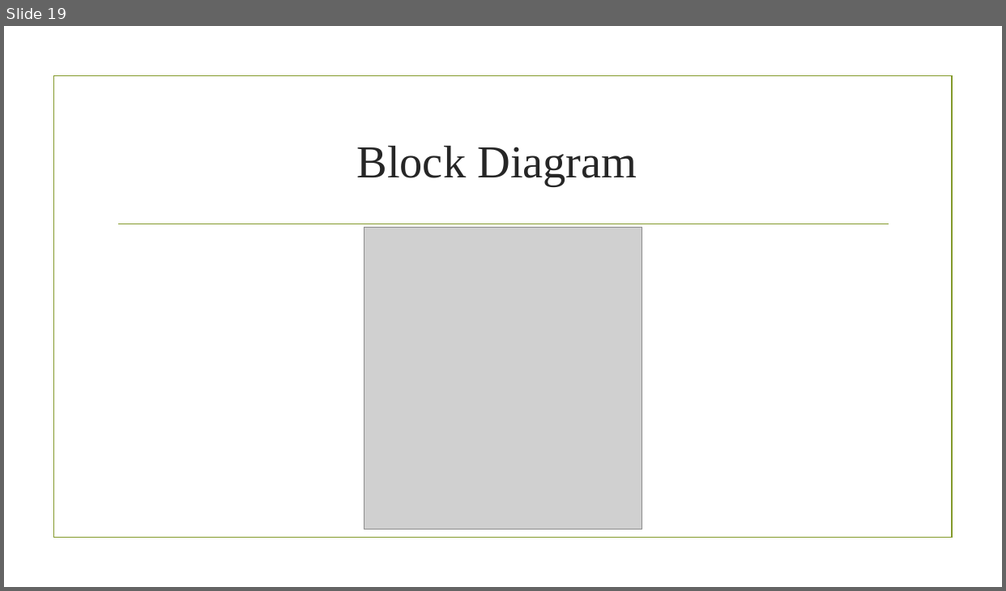
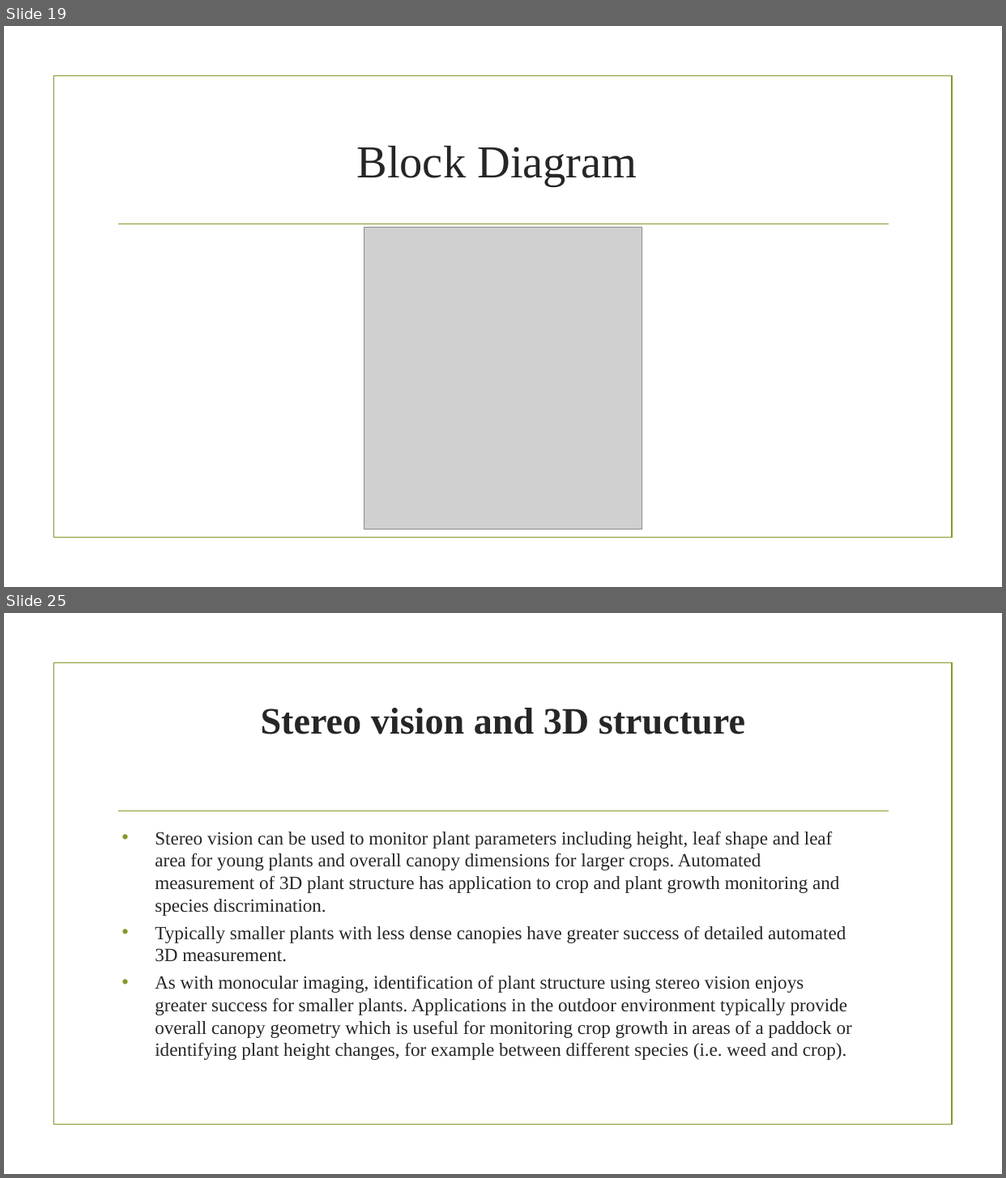
Before and after one commit to aminabyaneh/smart-greenhouse, a slide deck: docs/slides/Smart_Greenhouse_NO1.pptx. Shown one above the other, each under a label of ours: slide 19 before the commit, slides 19 and 25 after it; the slides between them are not shown. The pictures are 1006x591 and 1006x1178 pixels, drawn with LibreOffice and Linux fonts; fonts in the diff are those of the drawing; grey boxes stand for pictures; background and template pictures are left out. Boxes give left, top, right and bottom in pixels: in the first picture for what was removed or moved away, otherwise in the second. Text is boxed around its words. In the diff, an @@ line names an element or a change of style, - is before the commit and + after.

```diff
--- a/docs/slides/Smart_Greenhouse_NO1.pptx
+++ b/docs/slides/Smart_Greenhouse_NO1.pptx
@@ slide 25 added at (4, 613, 1002, 1174), background picture (left out); not listed: 2 template elements that a slide beside it also shows @@
@@ title added at (261, 708, 745, 735), 36 pt, text #262626, bold @@
+Stereo vision and 3D structure
@@ text added at (155, 831, 852, 1060), 18 pt, text #262626 @@
+• Stereo vision can be used to monitor plant parameters including height, leaf shape and leaf
+  area for young plants and overall canopy dimensions for larger crops. Automated
+  measurement of 3D plant structure has application to crop and plant growth monitoring and
+  species discrimination.
+• Typically smaller plants with less dense canopies have greater success of detailed automated
+  3D measurement.
+• As with monocular imaging, identification of plant structure using stereo vision enjoys
+  greater success for smaller plants. Applications in the outdoor environment typically provide
+  overall canopy geometry which is useful for monitoring crop growth in areas of a paddock or
+  identifying plant height changes, for example between different species (i.e. weed and crop).
```
Also in this commit, not shown: 14 other slides added, 2 other files.
